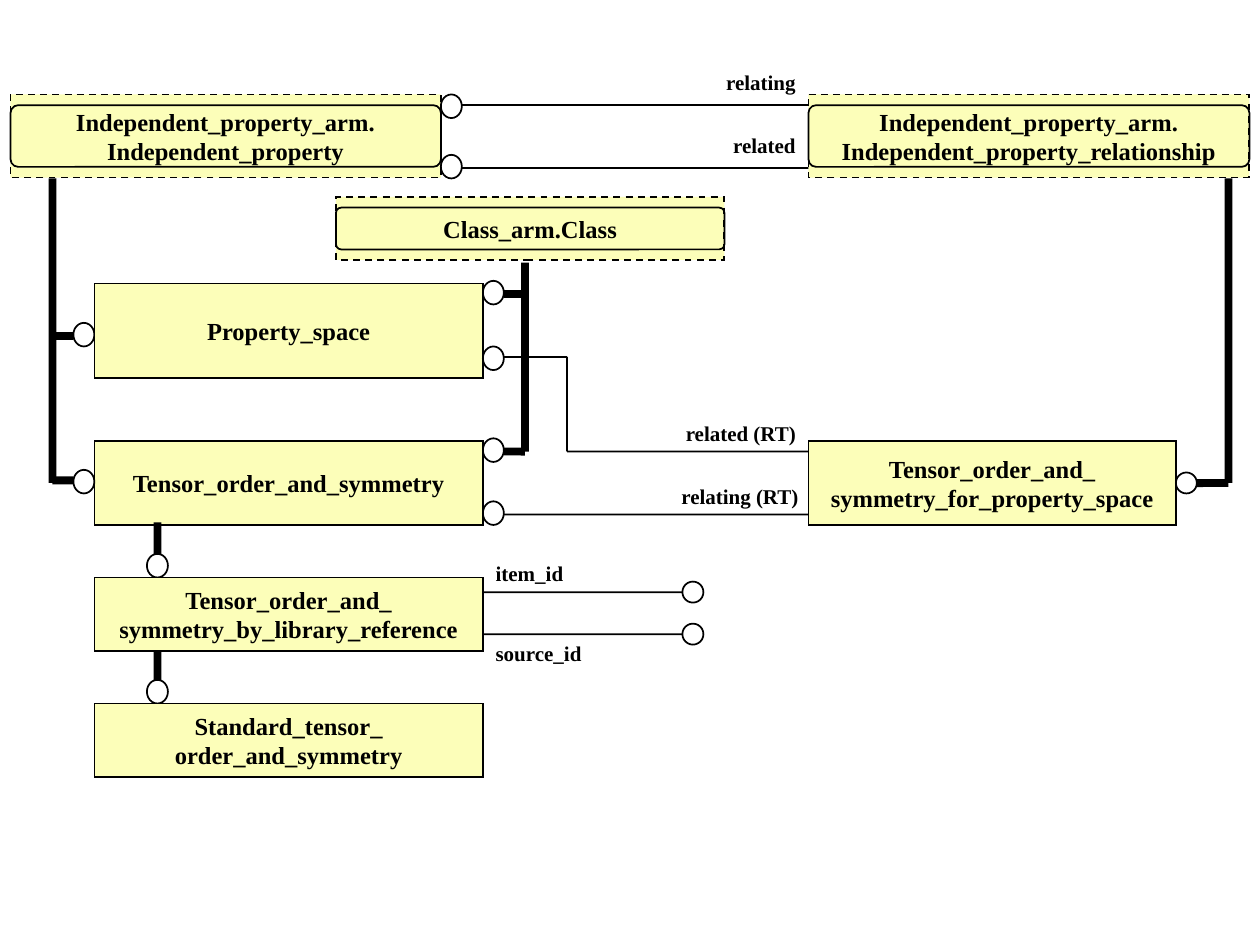
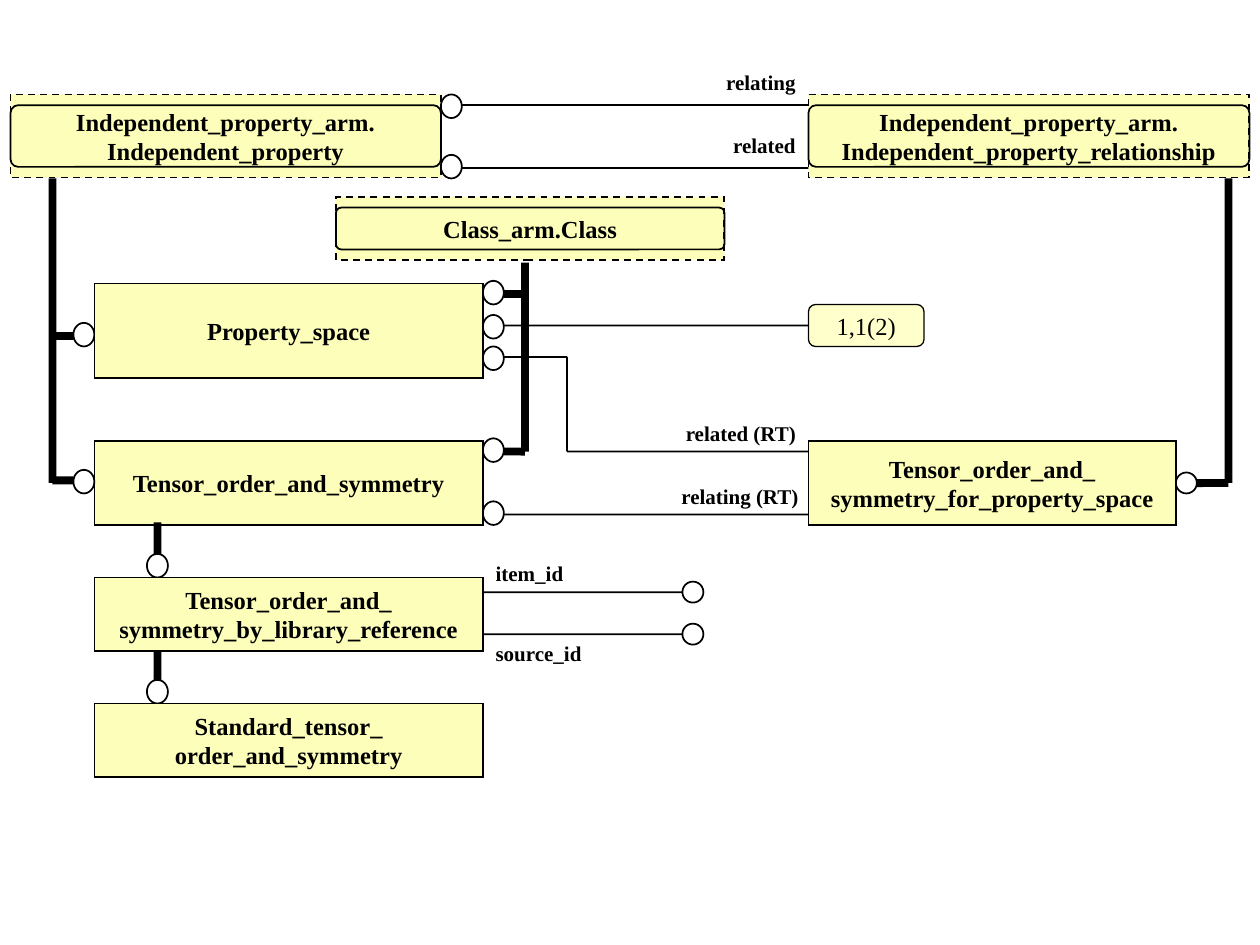
Before and after one commit to starseeker/stepmod_mirror, a slide deck: slide 2 of data/modules/property_space/property_space.ppt (slide 3 before the commit). Drawn at 1260x945 pixels with LibreOffice and Linux fonts; fonts in the diff are those of the drawing. Boxes give left, top, right and bottom in pixels: in the first picture for what was removed or moved away, otherwise in the second. Text is boxed around its words. In the diff, an @@ line names an element or a change of style, - is before the commit and + after.

```diff
--- a/data/modules/property_space/property_space.ppt
+++ b/data/modules/property_space/property_space.ppt
@@ ellipse added at bbox=[483, 315, 504, 339], fill #FFFFFF, outline #000000 0.99 pt @@
@@ line added from (504, 325) to (809, 325), #000000 0.99 pt @@
@@ rounded rectangle added at bbox=[809, 305, 925, 346], fill #FFFFCC, outline #000000 0.74 pt, 14 pt, text #000000 @@
+1,1(2)
```
Also in this commit, not shown: 3 other slides changed, 2 slides added, 17 other files.
